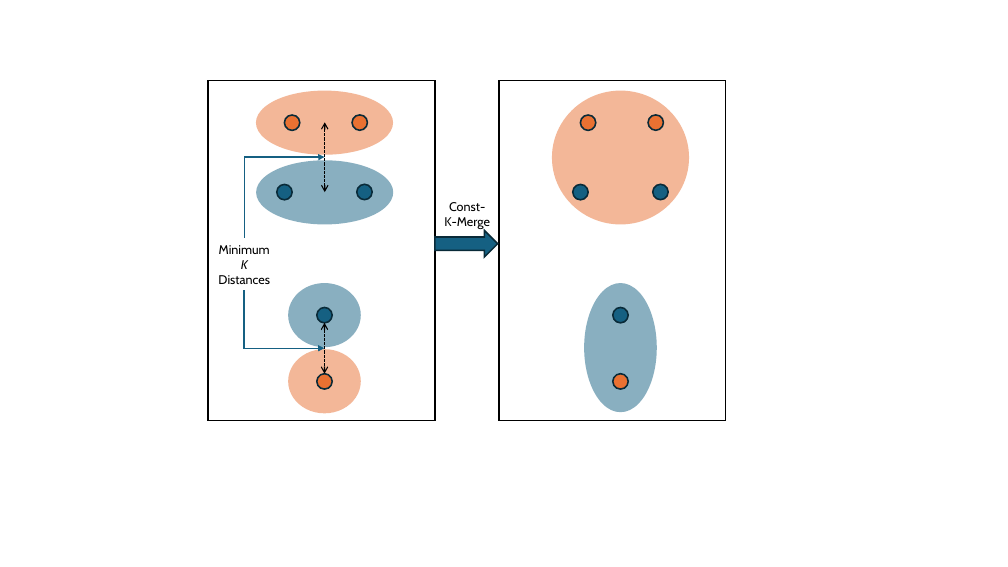
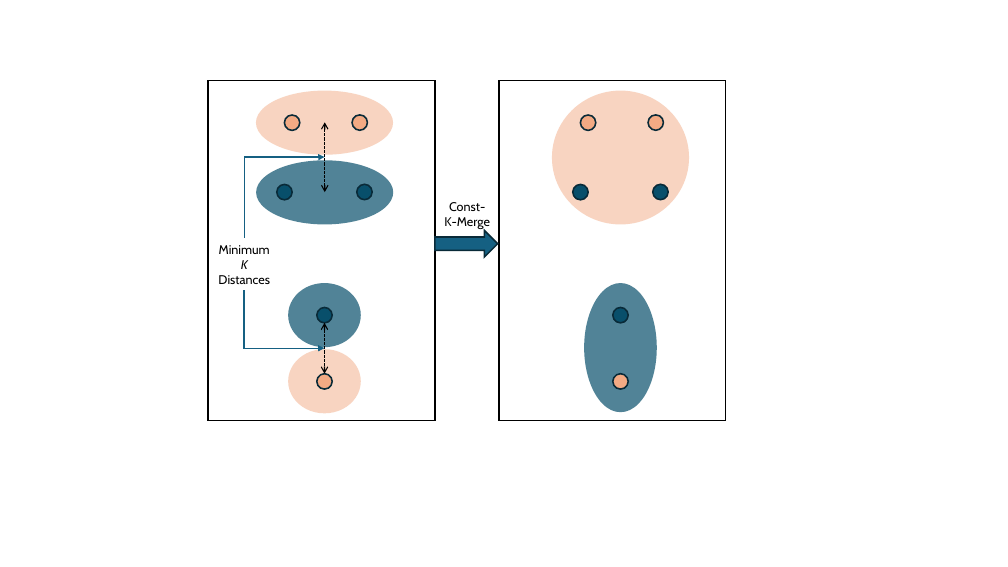
Before and after one commit to MuyeedAhmed/AcceleratedUL, a slide deck: slide 1 of Figures/MergeCluster/ConstK.pptx. Drawn at 1008x567 pixels with LibreOffice and Linux fonts; fonts in the diff are those of the drawing. Boxes give left, top, right and bottom in pixels: in the first picture for what was removed or moved away, otherwise in the second. Text is boxed around its words. In the diff, an @@ line names an element or a change of style, - is before the commit and + after.

```diff
--- a/Figures/MergeCluster/ConstK.pptx
+++ b/Figures/MergeCluster/ConstK.pptx
@@ fill #E97132 at 50% opacity to #F2AA84 at 50% opacity in 3 elements at <box>288,349,361,414</box>, <box>256,91,393,155</box>, <box>552,91,689,225</box> @@
@@ fill #156082 at 50% opacity to #084F6A at 70% opacity in 3 elements at <box>288,283,361,347</box>, <box>256,160,393,225</box>, <box>585,283,657,412</box> @@
@@ fill #156082 to #084F6A in 6 elements at <box>277,185,292,200</box>, <box>357,185,372,200</box>, <box>317,308,332,323</box>, <box>573,185,588,200</box>, <box>653,185,668,200</box>, <box>613,308,628,323</box> @@
@@ fill #E97132 to #F2AA84 in 6 elements at <box>284,115,299,130</box>, <box>352,115,368,130</box>, <box>317,374,332,389</box>, <box>581,115,596,130</box>, <box>648,115,663,130</box>, <box>613,374,628,389</box> @@
```
Also in this commit, not shown: 17 other files.
